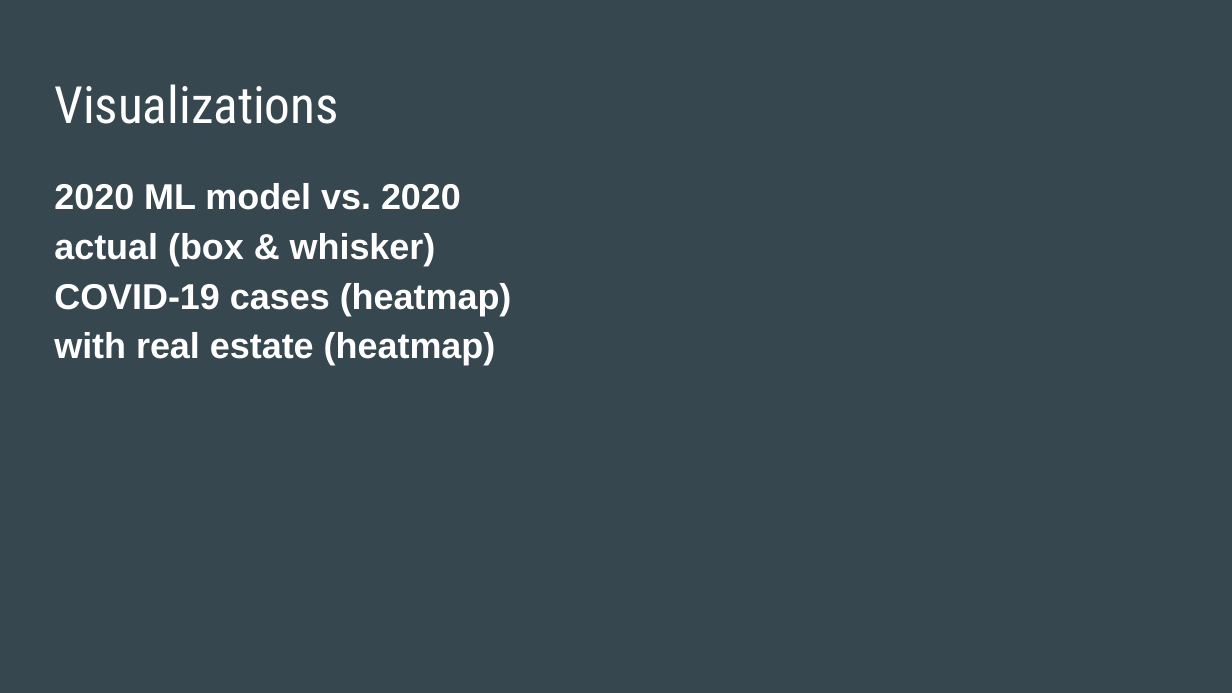
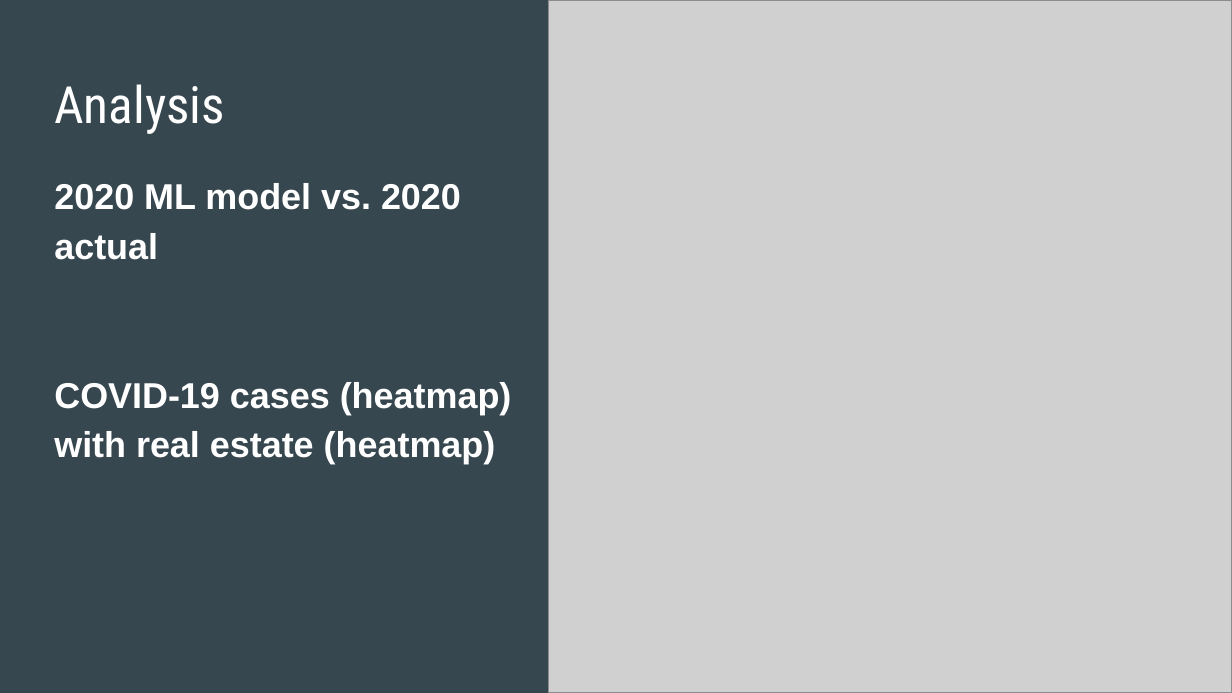
Before and after one commit to Jopinson/COVID19_Property_Pandemic, a slide deck: slide 17 of reports/PresentationSlides 2.0.pptx (slide 12 before the commit). Drawn at 1232x693 pixels with LibreOffice and Linux fonts; fonts in the diff are those of the drawing; grey boxes stand for pictures. Boxes give left, top, right and bottom in pixels: in the first picture for what was removed or moved away, otherwise in the second. Text is boxed around its words. In the diff, an @@ line names an element or a change of style, - is before the commit and + after.

```diff
--- a/reports/PresentationSlides 2.0.pptx
+++ b/reports/PresentationSlides 2.0.pptx
@@ picture added at [548,0,1232,692] @@
@@ title at [54,84,225,134]: text changed @@
-Visualizations
+Analysis
@@ text at [54,183,461,260]: text changed @@
-2020 ML model vs. 2020 actual (box & whisker)
+2020 ML model vs. 2020 actual
```
Also in this commit, not shown: 7 other slides changed, 5 slides added.
